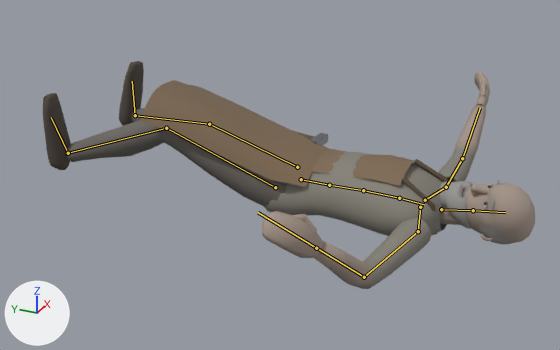
The glTF model assets/models/characters/clubs.glb as it was, and as the next commit left it.
Both versions are drawn from a camera (50 mm lens) standing at (-2.15, -1.187, 1.173) and looking at (-0.019, -0.228, 0.107). The axes (+X, +Y, +Z) are drawn at lower left. The lights are the same throughout. The picture after the commit comes second. Both versions are drawn at frame 31 of the action 'die'; the numbers are the values there. The bones that change, and the others that lie on the model, are drawn over the model as lines.

Names of what the first picture shows: 'Clubs'.
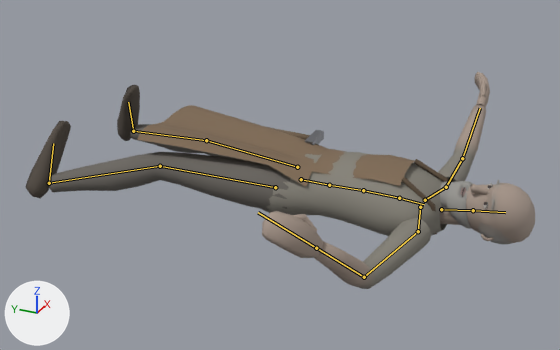
Where the change shows, as pixel boxes (x1, y1, x2, y2) in the pictures (560 x 350 px):
'Clubs', posed: before (43, 61, 535, 289); after (26, 72, 535, 289)
bone 'RightUpperLeg', root to tip: before (297, 167) to (209, 124); after (297, 167) to (206, 140)
bone 'RightLowerLeg', root to tip: before (209, 124) to (135, 115); after (206, 140) to (133, 131)
bone 'RightFoot', root to tip: before (135, 115) to (132, 81); after (133, 131) to (128, 102)
bone 'LeftUpperLeg', root to tip: before (275, 187) to (166, 128); after (275, 187) to (160, 166)
bone 'LeftLowerLeg', root to tip: before (166, 128) to (68, 153); after (160, 166) to (49, 183)
bone 'LeftFoot', root to tip: before (68, 153) to (51, 117); after (49, 183) to (53, 143)

What the commit changed:
Bone 'RightUpperLeg' (bone_rightupperleg) turns from (8, 1, -12) to (-1, -15, -10) degrees about its own x, y and z.
Bone 'RightLowerLeg' (bone_rightlowerleg) turns from (-12, 0, 0) to (-4, 0, 0) degrees about its own x, y and z.
Bone 'RightFoot' (bone_rightfoot) turns from (25, 1, 1) to (38, 1, 1) degrees about its own x, y and z.
Bone 'LeftUpperLeg' (bone_leftupperleg) turns from (24, -4, 8) to (3, 35, 10) degrees about its own x, y and z.
Bone 'LeftLowerLeg' (bone_leftlowerleg) turns from (-40, 0, 0) to (-14, 0, 0) degrees about its own x, y and z.
Bone 'LeftFoot' (bone_leftfoot) turns from (25, -1, -1) to (34, -1, -1) degrees about its own x, y and z.
